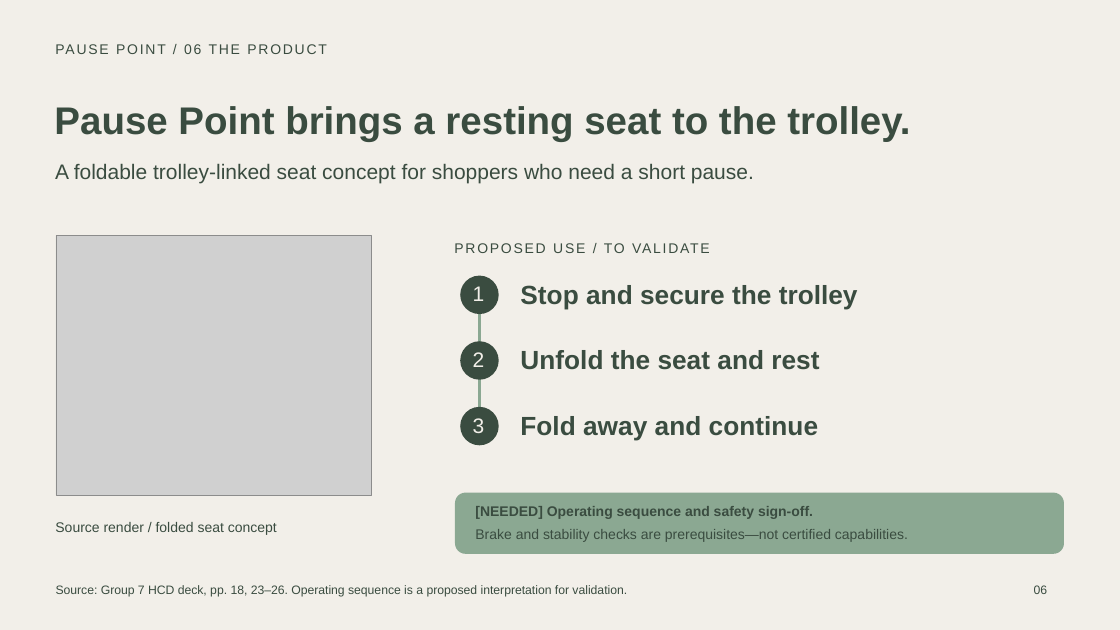
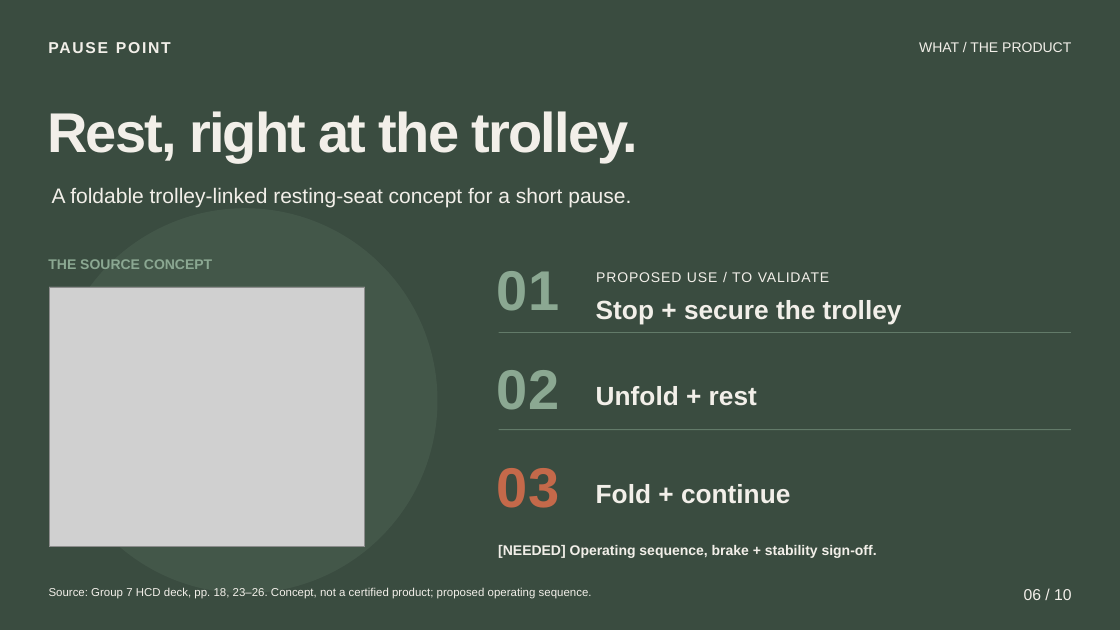
Before and after one commit to hugohe3/ppt-master, a slide deck: slide 6 of deliverables/DMart_Pause_Point_Pilot_Pitch.pptx. Drawn at 1120x630 pixels with LibreOffice and Linux fonts; fonts in the diff are those of the drawing; grey boxes stand for pictures. Boxes give left, top, right and bottom in pixels: in the first picture for what was removed or moved away, otherwise in the second. Text is boxed around its words. In the diff, an @@ line names an element or a change of style, - is before the commit and + after.

```diff
--- a/deliverables/DMart_Pause_Point_Pilot_Pitch.pptx
+++ b/deliverables/DMart_Pause_Point_Pilot_Pitch.pptx
@@ background #F2EFE9 to #3A4C40 @@
@@ text removed at [55,40,363,62] @@
-PAUSE POINT / 06 THE PRODUCT
@@ text added at [919,42,1071,52], 12 pt, text #F2EFE9 @@
+WHAT / THE PRODUCT
@@ text added at [47,111,638,162], 48 pt, text #F2EFE9, bold @@
+Rest, right at the trolley.
@@ text at [54,106,910,141]: text changed; size 33 to 13.5 pt; text colour #3A4C40 to #F2EFE9 @@
-Pause Point brings a resting seat to the trolley.
+PAUSE POINT
@@ text at [52,188,631,208]: text changed; text colour #3A4C40 to #F2EFE9 @@
-A foldable trolley-linked seat concept for shoppers who need a short pause.
+A foldable trolley-linked resting-seat concept for a short pause.
@@ ellipse added at [52,208,437,593], fill #8BA892 at 12% opacity @@
@@ text added at [48,259,212,269], 12 pt, text #8BA892, bold @@
+THE SOURCE CONCEPT
@@ text "PROPOSED USE / TO VALIDATE": place and size @@
-text "PROPOSED USE / TO VALIDATE" at [455,239,745,261]
+text "PROPOSED USE / TO VALIDATE" at [596,272,829,282]
@@ text "PROPOSED USE / TO VALIDATE" at [596,272,829,282]: text colour #3A4C40 to #F2EFE9, letter spacing 1.5 to 0.8 pt @@
@@ picture: place and size @@
-picture at [56,235,372,495]
+picture at [49,287,365,547]
@@ text at [497,271,559,311]: text changed; size 18 to 48 pt; text colour #F2EFE9 to #8BA892; bold on @@
-1
+01
@@ text at [596,300,902,324]: text changed; text colour #3A4C40 to #F2EFE9 @@
-Stop and secure the trolley
+Stop + secure the trolley
@@ freeform shape added at [499,333,1071,334], outline #8BA892 0.75 pt @@
@@ text added at [497,370,559,410], 48 pt, text #8BA892, bold @@
+02
@@ text at [596,386,757,406]: text changed; text colour #3A4C40 to #F2EFE9 @@
-Unfold the seat and rest
+Unfold + rest
@@ group removed at [460,276,499,445]: 3 ellipses, 2 texts, 1 freeform shape @@
-2
-3
@@ freeform shape added at [499,429,1071,430], outline #8BA892 0.75 pt @@
@@ text added at [497,468,559,508], 48 pt, text #C4694A, bold @@
+03
@@ rounded rectangle removed at [455,492,1065,554] @@
@@ text at [596,484,790,504]: text changed; text colour #3A4C40 to #F2EFE9 @@
-Fold away and continue
+Fold + continue
@@ text removed at [55,522,277,535] @@
-Source render / folded seat concept
@@ text removed at [475,529,908,542] @@
-Brake and stability checks are prerequisites—not certified capabilities.
@@ text at [498,545,877,558]: text changed; text colour #3A4C40 to #F2EFE9 @@
-[NEEDED] Operating sequence and safety sign-off.
+[NEEDED] Operating sequence, brake + stability sign-off.
@@ text at [49,587,592,599]: text changed; size 10.5 to 9.8 pt; text colour #3A4C40 to #F2EFE9 @@
-Source: Group 7 HCD deck, pp. 18, 23–26. Operating sequence is a proposed interpretation for validation.
+Source: Group 7 HCD deck, pp. 18, 23–26. Concept, not a certified product; proposed operating sequence.
@@ text at [1024,589,1071,600]: text changed; size 10.5 to 13.5 pt; text colour #3A4C40 to #F2EFE9 @@
-06
+06 / 10
```
Also in this commit, not shown: 9 other slides changed, 2 other files.
